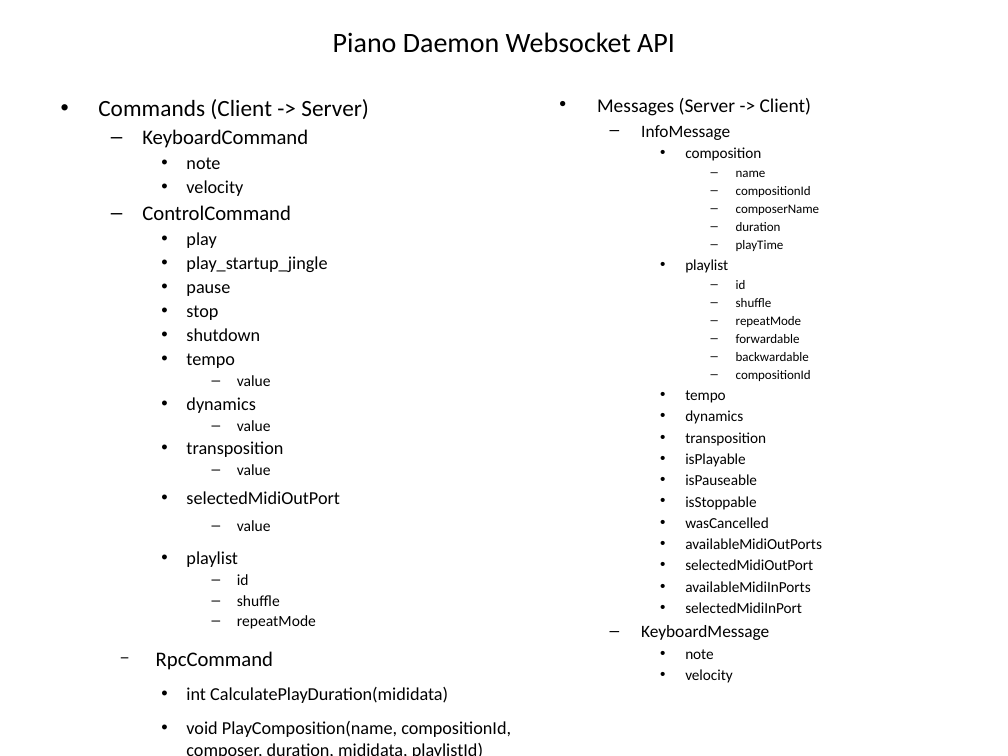
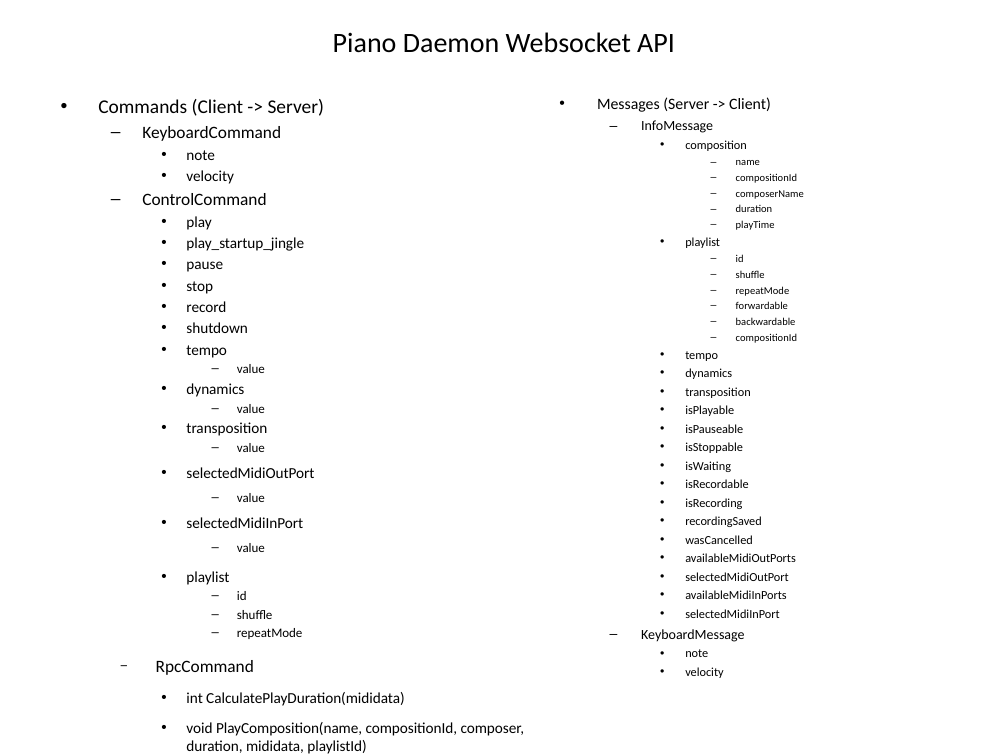
Before and after one commit to NHuffschmid/depinus, a slide deck: slide 2 of architecture.odp. Drawn at 1008x756 pixels with LibreOffice and Linux fonts; fonts in the diff are those of the drawing. Boxes give left, top, right and bottom in pixels: in the first picture for what was removed or moved away, otherwise in the second. Text is boxed around its words. In the diff, an @@ line names an element or a change of style, - is before the commit and + after.

Commit message:
enhanced websocket api docu

```diff
--- a/architecture.odp
+++ b/architecture.odp
@@ text at [98, 99, 525, 754]: size 16.6 to 13.9 pt in "Commands (Client -> Server)"; size 14.8 to 12.4 pt in "KeyboardCommand", "ControlCommand", "RpcCommand"; size 12.9 to 10.8 pt in "note", "velocity", "play", "play_startup_jingle" and 10 more places; size 11.1 to 9.3 pt in "value", "value", "value", "value" and 3 more places @@
@@ text at [597, 97, 797, 678]: size 13.9 to 11.2 pt in "Messages (Server -> Client)"; size 12.4 to 10 pt in "InfoMessage", "KeyboardMessage"; size 10.8 to 8.8 pt in "composition", "playlist", "tempo", "dynamics" and 11 more places; size 9.3 to 7.5 pt in "name", "compositionId", "composerName", "duration" and 7 more places @@
@@ text at [186, 301, 226, 312]: paragraph added @@
+    • record
@@ text at [685, 461, 762, 527]: paragraphs added @@
+    • isWaiting
+    • isRecordable
+    • isRecording
+    • recordingSaved
@@ text at [186, 517, 303, 552]: paragraphs added @@
+    • selectedMidiInPort
+      – value
```
Also in this commit, not shown: 1 other file.
